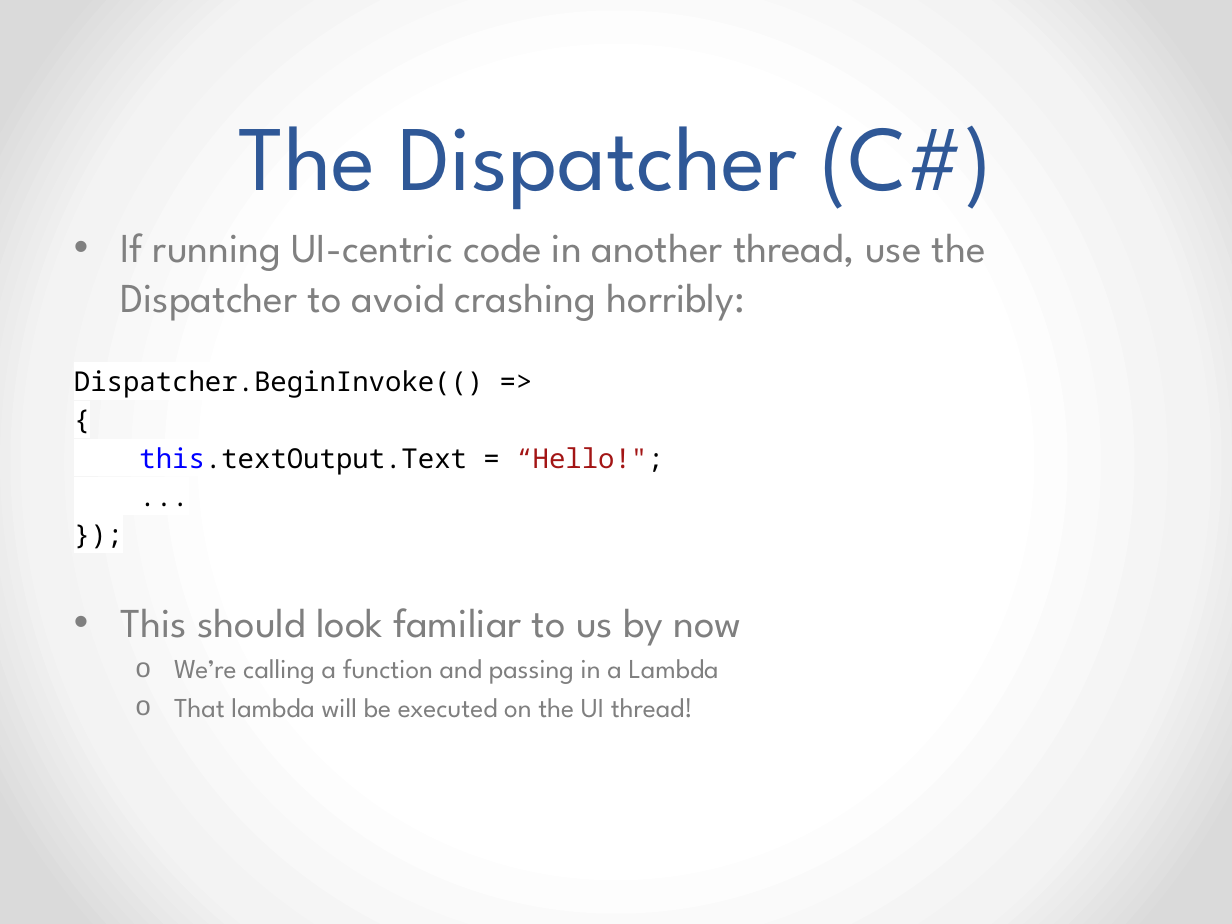
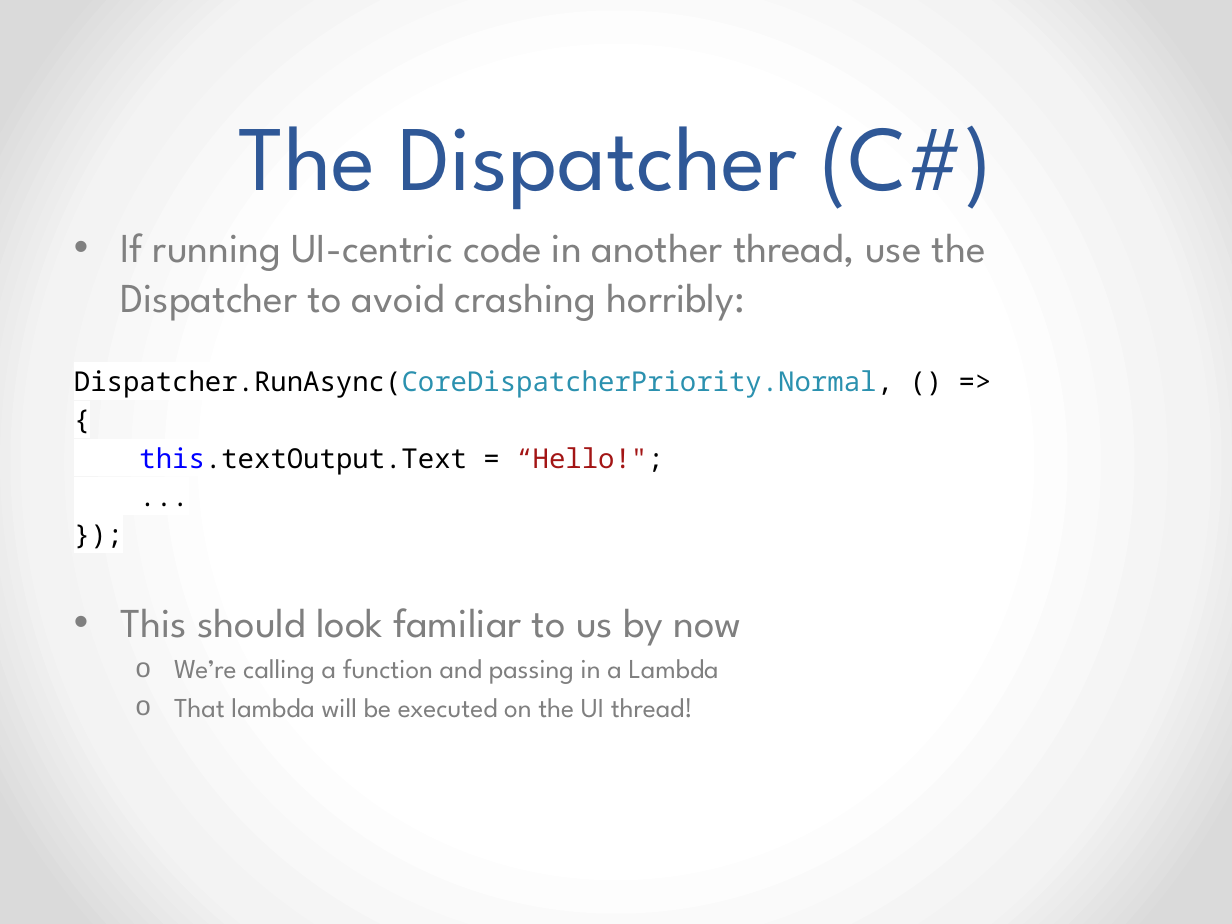
Before and after one commit to EE590-Winter2015/Materials, a slide deck: slide 53 of Week 2/Week 2.pptx (slide 51 before the commit). Drawn at 1232x924 pixels with LibreOffice and Linux fonts; fonts in the diff are those of the drawing. Boxes give left, top, right and bottom in pixels: in the first picture for what was removed or moved away, otherwise in the second. Text is boxed around its words. In the diff, an @@ line names an element or a change of style, - is before the commit and + after.

```diff
--- a/Week 2/Week 2.pptx
+++ b/Week 2/Week 2.pptx
@@ text at (74, 370, 893, 398): text changed; text colour #000000 to #2B91AF @@
-Dispatcher.BeginInvoke(() =>
+Dispatcher.RunAsync(CoreDispatcherPriority.Normal, () =>
```
Also in this commit, not shown: 3 other slides changed, 4 slides added, 2 other files.
